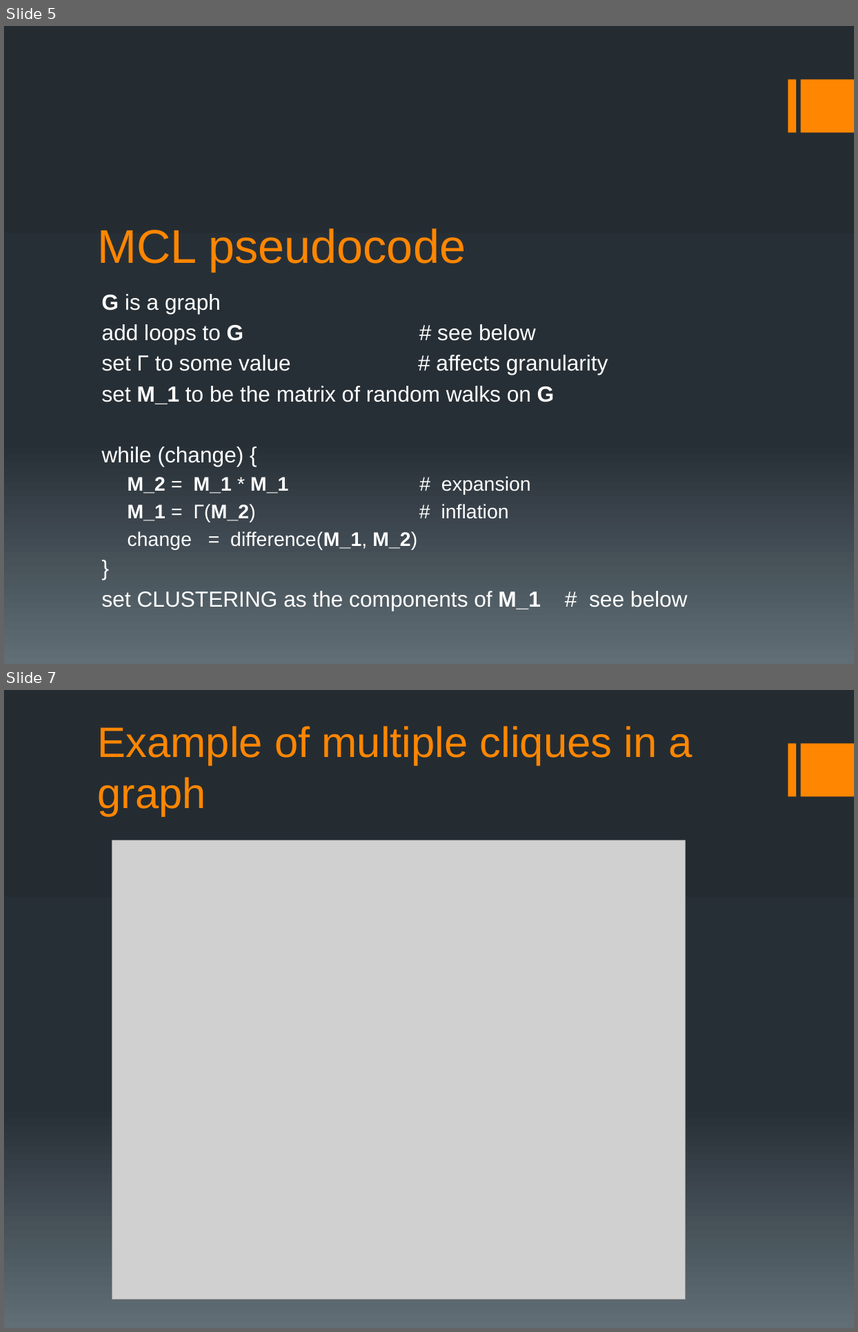
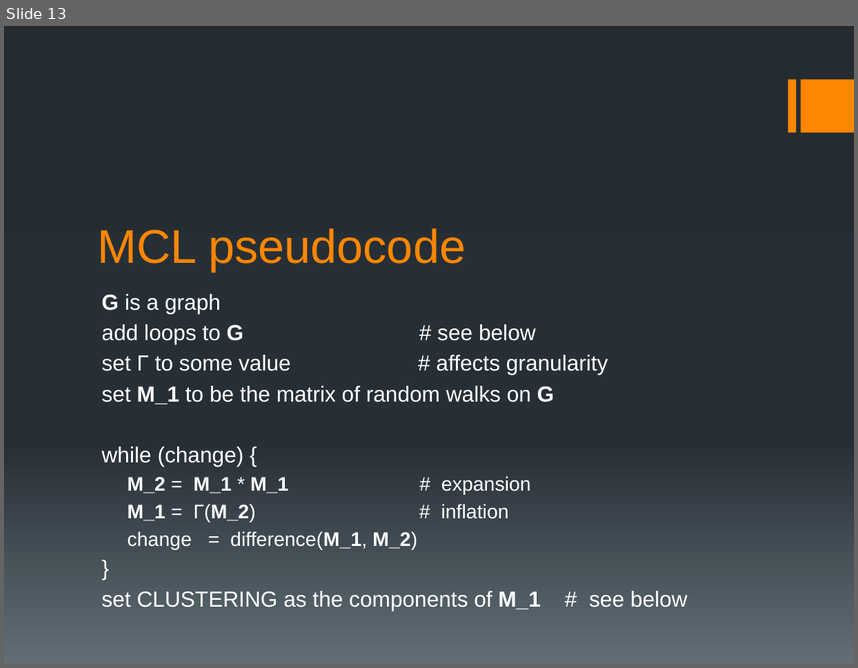
Before and after one commit to ship561/final-project, a slide deck: bioinformatics presentation.pptx. Shown one above the other, each under a label of ours: slides 5 and 7 before the commit, slide 13 after it; the slides between them are not shown. The pictures are 858x1332 and 858x668 pixels, drawn with LibreOffice and Linux fonts; fonts in the diff are those of the drawing; grey boxes stand for pictures. Boxes give left, top, right and bottom in pixels: in the first picture for what was removed or moved away, otherwise in the second. Text is boxed around its words. In the diff, an @@ line names an element or a change of style, - is before the commit and + after.

```diff
--- a/bioinformatics presentation.pptx
+++ b/bioinformatics presentation.pptx
@@ slide 7 removed at (4, 690, 854, 1328), background gradient #242C33 to #273037 to #636D76; not listed: 2 template elements that a slide beside it also shows @@
@@ title removed at (98, 726, 692, 816) @@
-Example of multiple cliques in a graph
@@ picture removed at (112, 840, 686, 1299) @@
@@ what was slide 5 is now slide 13 @@
```
Also in this commit, not shown: 4 slides changed, 12 slides added, 1 other slide removed, 1 other file.
